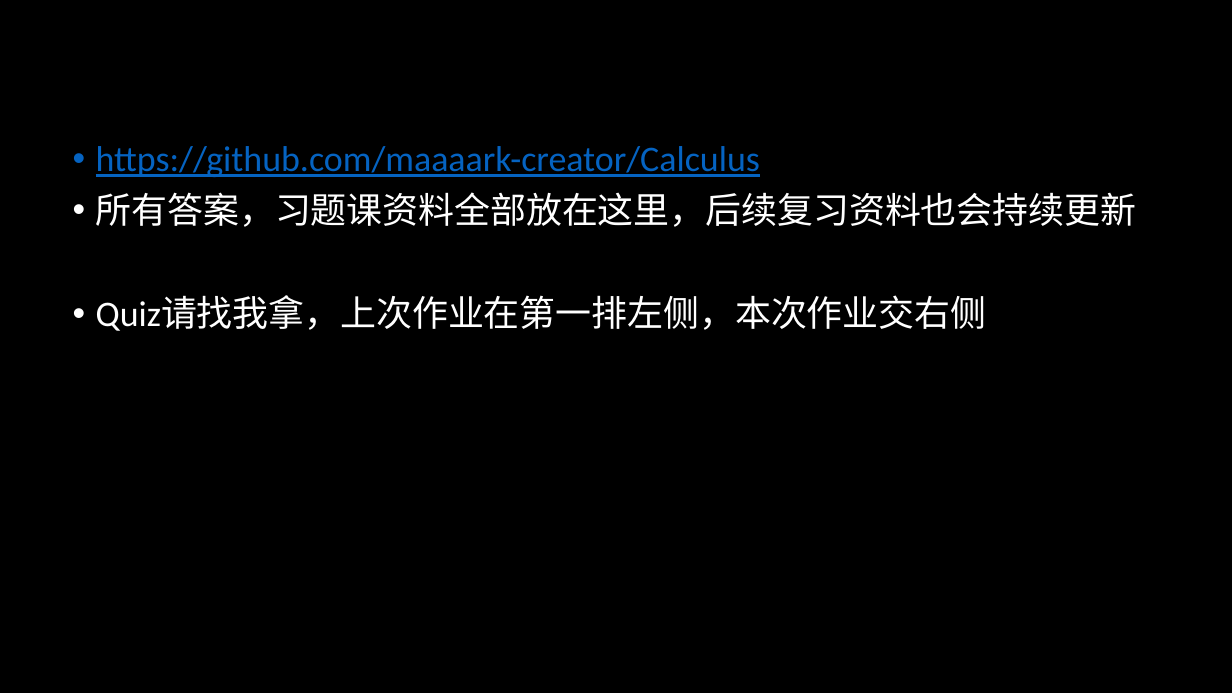
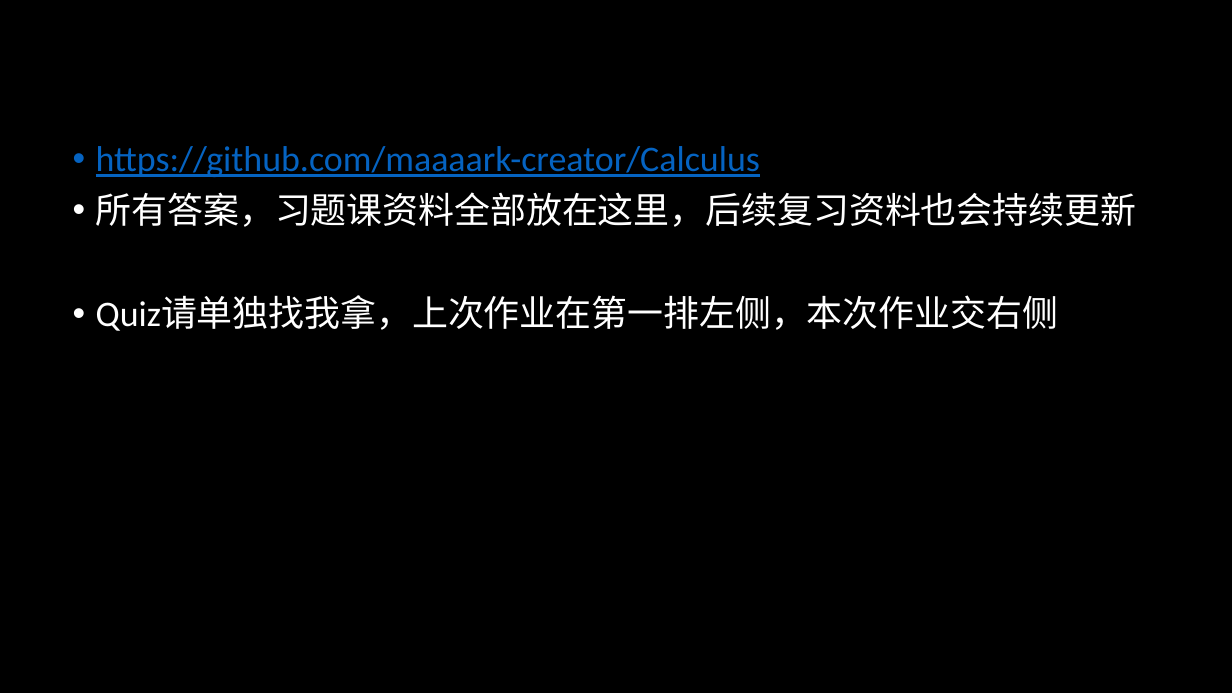
Before and after one commit to maaaark-creator/Calculus, a slide deck: slide 58 of 高数1.pptx. Drawn at 1232x693 pixels with LibreOffice and Linux fonts; fonts in the diff are those of the drawing. Boxes give left, top, right and bottom in pixels: in the first picture for what was removed or moved away, otherwise in the second. Text is boxed around its words. In the diff, an @@ line names an element or a change of style, - is before the commit and + after.

```diff
--- a/高数1.pptx
+++ b/高数1.pptx
@@ text at box(96, 296, 1058, 331): text changed @@
-• Quiz请找我拿，上次作业在第一排左侧，本次作业交右侧
+• Quiz请单独找我拿，上次作业在第一排左侧，本次作业交右侧
```
Also in this commit, not shown: 2 other slides changed, 4 slides added.
